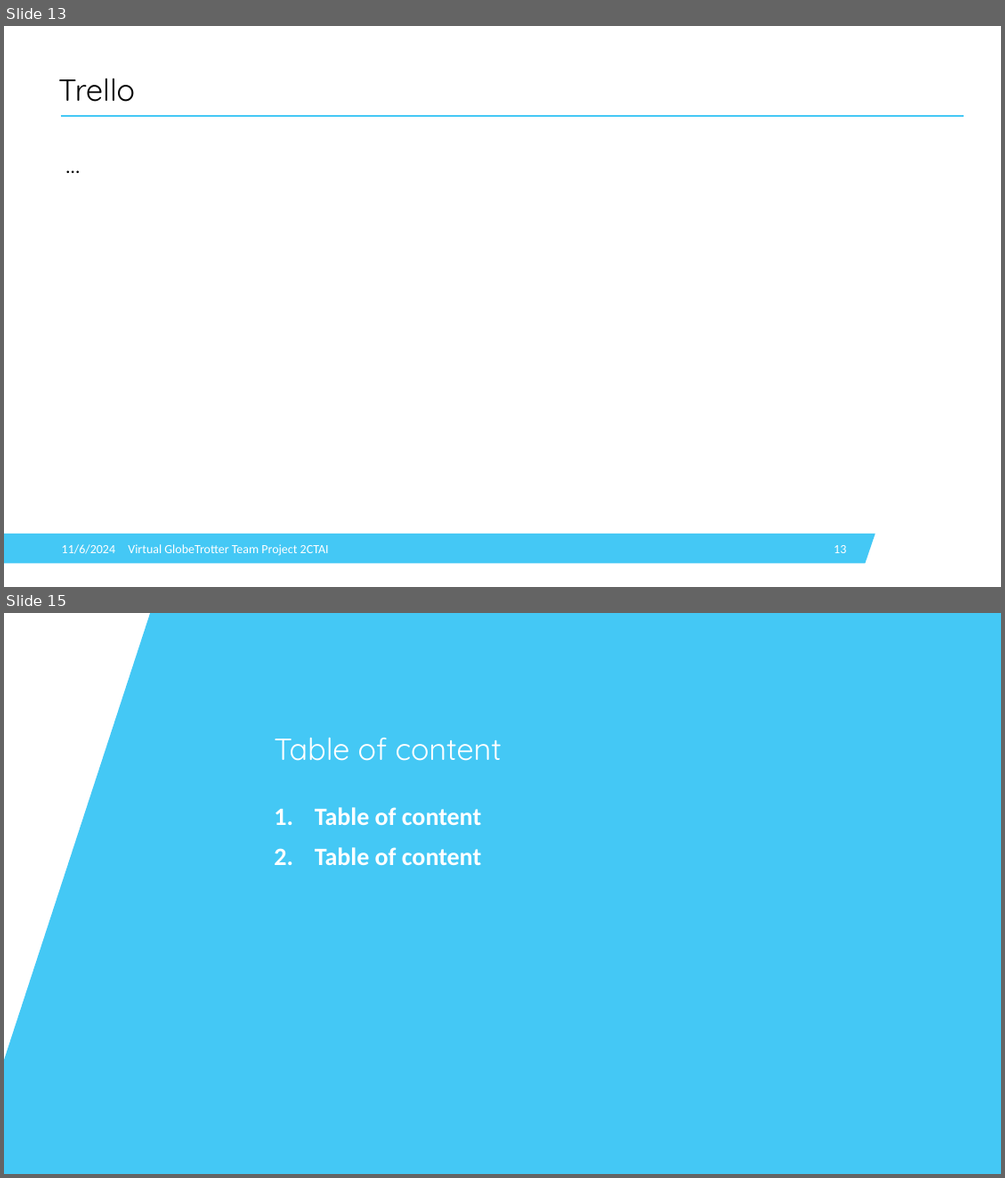
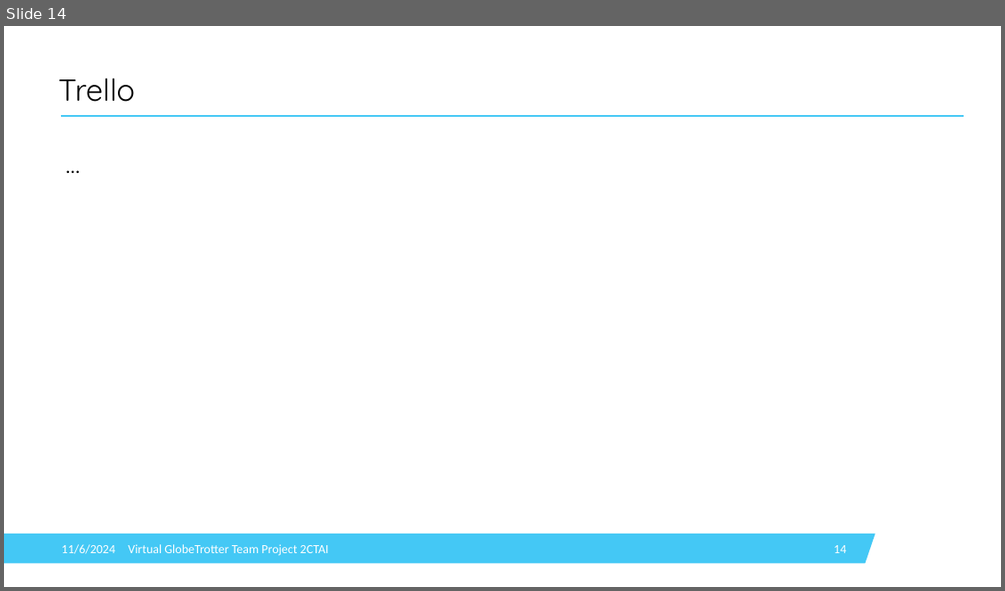
Before and after one commit to IsabelleDesle/VirtualGlobeTrotter, a slide deck: PresentationVGT.pptx. Shown one above the other, each under a label of ours: slides 13 and 15 before the commit, slide 14 after it; the slides between them are not shown. The pictures are 1005x1178 and 1005x591 pixels, drawn with LibreOffice and Linux fonts; fonts in the diff are those of the drawing; background and template pictures are left out. Boxes give left, top, right and bottom in pixels: in the first picture for what was removed or moved away, otherwise in the second. Text is boxed around its words. In the diff, an @@ line names an element or a change of style, - is before the commit and + after.

```diff
--- a/PresentationVGT.pptx
+++ b/PresentationVGT.pptx
@@ slide 15 removed at [4, 613, 1001, 1174], background #FFFFFF @@
@@ freeform shape removed at [4, 613, 1001, 1174] @@
@@ title removed at [274, 737, 502, 761] @@
-Table of content
@@ subtitle removed at [315, 807, 481, 865] @@
-1. Table of content
-2. Table of content
@@ what was slide 13 is now slide 14 @@
@@ page number at [833, 545, 846, 553]: text changed @@
-13
+14
```
Also in this commit, not shown: 10 slides changed, 3 other files.
